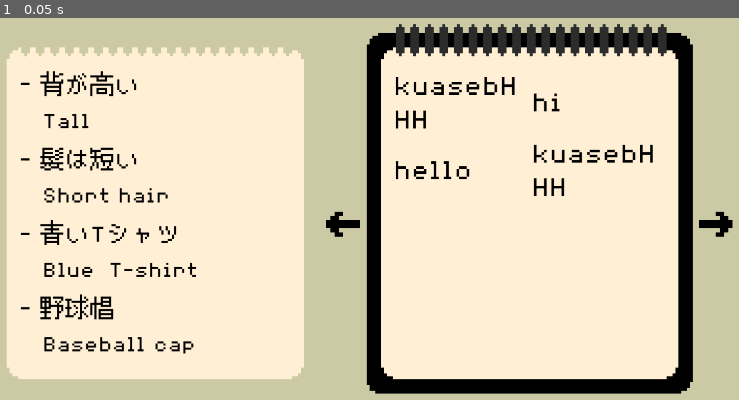
Above: before the commit, frame 1.
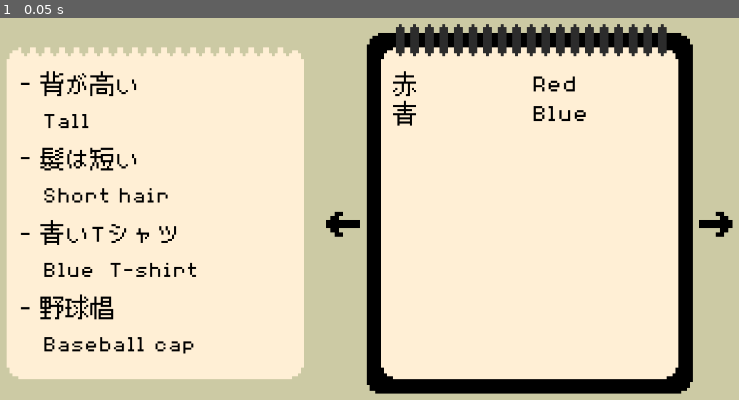
Above: after the commit, the same moment.

Repository: emkartch/Capstone_Bottoh
Game: Godot game, scene res://main.tscn
Two runs of this game, one before a commit and one after it. Both use one fixed random seed, a clock stepped at 60 frames per second and the inputs below.
Inputs:
- Up to frame 1 (0.05 s): no input

The runs differ from the first frame. In frame 1, 1.4% of the frame differs, in the area x 2-89%, y 13-47%.

Commit message:
Create selection ability
Add visual indications to interactible pieces of text of hover and selection

Diff:
--- /dev/null
+++ b/没頭-(bottō)/global.gd
@@ -0,0 +1 @@
+extends Node
--- /dev/null
+++ b/没頭-(bottō)/main.gd
@@ -0,0 +1,34 @@
+extends Node
+
+@onready var pickable_array = get_tree().get_nodes_in_group("pickable")
+@onready var question_array = get_tree().get_nodes_in_group("question")
+@onready var answer_array = get_tree().get_nodes_in_group("answer")
+
+func _ready():
+	for pick in pickable_array:
+		pick.clicked.connect(_on_click)
+
+func _process(_delta):
+	pass
+
+func _on_click(clicked_node):
+
+	if clicked_node.is_select:
+
+		clicked_node.select_line.visible = false
+		clicked_node.is_select = false
+		clicked_node.remove_from_group("selected")
+
+	elif not clicked_node.is_select:
+
+		var selected = get_tree().get_nodes_in_group("selected")
+
+		if not selected.is_empty():
+			selected[0].select_line.visible = false
+			selected[0].is_select = false
+			selected[0].remove_from_group("selected")
+
+		clicked_node.add_to_group("selected")
+
+		clicked_node.select_line.visible = true
+		clicked_node.is_select = true
--- a/没頭-(bottō)/main.tscn
+++ b/没頭-(bottō)/main.tscn
@@ -1,5 +1,6 @@
 [gd_scene format=3 uid="uid://b3p7eckxviy0"]
 
+[ext_resource type="Script" uid="uid://kiqc8al3isty" path="res://main.gd" id="1_272bh"]
 [ext_resource type="PackedScene" uid="uid://ce2yvk10bvhy5" path="res://hud/hud.tscn" id="1_ig7tw"]
 [ext_resource type="Texture2D" uid="uid://bnndiueip2cxy" path="res://assets/BigNotePad.png" id="2_0xm2m"]
 [ext_resource type="Texture2D" uid="uid://clrmiad5dkevj" path="res://assets/NotePage.png" id="2_1bvp3"]
@@ -8,6 +9,7 @@
 [ext_resource type="Texture2D" uid="uid://cbnhlqlr5fpw0" path="res://assets/Arrow.png" id="4_lquwl"]
 
 [node name="Main" type="Node" unique_id=1584147130]
+script = ExtResource("1_272bh")
 
 [node name="CanvasLayer" type="CanvasLayer" parent="." unique_id=1532248563]
 layer = -30
@@ -58,7 +60,7 @@
 theme_override_font_sizes/font_size = 60
 text = "- "
 
-[node name="Looks JPN2" parent="NotesContainer/Notepage/Qcontainer/Looks" unique_id=208457515 instance=ExtResource("4_272bh")]
+[node name="Looks JPN2" parent="NotesContainer/Notepage/Qcontainer/Looks" unique_id=208457515 groups=["question"] instance=ExtResource("4_272bh")]
 layout_mode = 2
 
 [node name="Label" parent="NotesContainer/Notepage/Qcontainer/Looks/Looks JPN2" index="1" unique_id=877096705]
@@ -73,12 +75,24 @@
 text = "   Tall"
 autowrap_mode = 1
 
-[node name="Hair" type="Label" parent="NotesContainer/Notepage/Qcontainer" unique_id=699156828]
-custom_minimum_size = Vector2(100, 0)
-layout_mode = 2
-theme_override_font_sizes/font_size = 60
-text = "- 髪は短い"
-autowrap_mode = 1
+[node name="Hair" type="HBoxContainer" parent="NotesContainer/Notepage/Qcontainer" unique_id=893358546]
+layout_mode = 2
+theme = ExtResource("4_7mycd")
+theme_override_constants/separation = 0
+
+[node name="Dash" type="Label" parent="NotesContainer/Notepage/Qcontainer/Hair" unique_id=295050001]
+custom_minimum_size = Vector2(50, 0)
+layout_mode = 2
+theme_override_font_sizes/font_size = 60
+text = "- "
+
+[node name="Hair JPN2" parent="NotesContainer/Notepage/Qcontainer/Hair" unique_id=1933757307 groups=["question"] instance=ExtResource("4_272bh")]
+layout_mode = 2
+
+[node name="Label" parent="NotesContainer/Notepage/Qcontainer/Hair/Hair JPN2" index="1" unique_id=877096705]
+offset_right = 240.0
+theme_override_font_sizes/font_size = 60
+text = "髪は短い"
 
 [node name="Hair ENG" type="Label" parent="NotesContainer/Notepage/Qcontainer" unique_id=342407485]
 custom_minimum_size = Vector2(100, 0)
@@ -129,50 +143,45 @@
 layout_mode = 2
 texture = ExtResource("2_0xm2m")
 
-[node name="NContainer" type="PanelContainer" parent="NotesContainer/Notepad" unique_id=1778317565]
-visible = false
-self_modulate = Color(1, 1, 1, 0)
+[node name="Colors" type="GridContainer" parent="NotesContainer/Notepad" unique_id=278417901]
 layout_mode = 0
 offset_left = 120.0
 offset_top = 120.0
 offset_right = 780.0
 offset_bottom = 868.0
 theme = ExtResource("4_7mycd")
-
-[node name="Colors" type="HBoxContainer" parent="NotesContainer/Notepad/NContainer" unique_id=2073525077]
-visible = false
-layout_mode = 2
-
-[node name="VBoxContainer3" type="VBoxContainer" parent="NotesContainer/Notepad/NContainer/Colors" unique_id=356477493]
-layout_mode = 2
-size_flags_horizontal = 3
-
-[node name="Label2" type="Label" parent="NotesContainer/Notepad/NContainer/Colors/VBoxContainer3" unique_id=1794459325]
-custom_minimum_size = Vector2(100, 0)
-layout_mode = 2
-text = "hi"
-autowrap_mode = 1
-
-[node name="Label" type="Label" parent="NotesContainer/Notepad/NContainer/Colors/VBoxContainer3" unique_id=1138938463]
-custom_minimum_size = Vector2(100, 0)
-layout_mode = 2
-text = "hello"
-autowrap_mode = 1
-
-[node name="VBoxContainer2" type="VBoxContainer" parent="NotesContainer/Notepad/NContainer/Colors" unique_id=660104857]
-layout_mode = 2
-size_flags_horizontal = 3
-
-[node name="Label2" type="Label" parent="NotesContainer/Notepad/NContainer/Colors/VBoxContainer2" unique_id=1666997710]
-custom_minimum_size = Vector2(100, 0)
-layout_mode = 2
-text = "how are you"
-autowrap_mode = 1
-
-[node name="Label" type="Label" parent="NotesContainer/Notepad/NContainer/Colors/VBoxContainer2" unique_id=2108356381]
-custom_minimum_size = Vector2(100, 0)
-layout_mode = 2
-text = "heyyy"
+columns = 2
+
+[node name="Red JPN" parent="NotesContainer/Notepad/Colors" unique_id=675428037 groups=["answer"] instance=ExtResource("4_272bh")]
+layout_mode = 2
+size_flags_horizontal = 3
+
+[node name="Label" parent="NotesContainer/Notepad/Colors/Red JPN" index="1" unique_id=877096705]
+theme_override_font_sizes/font_size = 60
+text = "赤"
+
+[node name="Red" type="Label" parent="NotesContainer/Notepad/Colors" unique_id=973651807]
+custom_minimum_size = Vector2(100, 0)
+layout_mode = 2
+size_flags_horizontal = 3
+theme_override_font_sizes/font_size = 60
+text = "Red"
+autowrap_mode = 1
+
+[node name="Blue JPN" parent="NotesContainer/Notepad/Colors" unique_id=728258094 groups=["answer"] instance=ExtResource("4_272bh")]
+layout_mode = 2
+size_flags_horizontal = 3
+
+[node name="Label" parent="NotesContainer/Notepad/Colors/Blue JPN" index="1" unique_id=877096705]
+theme_override_font_sizes/font_size = 60
+text = "青"
+
+[node name="Blue" type="Label" parent="NotesContainer/Notepad/Colors" unique_id=89291622]
+custom_minimum_size = Vector2(100, 0)
+layout_mode = 2
+size_flags_horizontal = 3
+theme_override_font_sizes/font_size = 60
+text = "Blue"
 autowrap_mode = 1
 
 [node name="R Notepad Arrow" type="TextureButton" parent="NotesContainer/Notepad" unique_id=1921228062]
@@ -192,41 +201,7 @@
 texture_normal = ExtResource("4_lquwl")
 flip_h = true
 
-[node name="Colors" type="GridContainer" parent="NotesContainer/Notepad" unique_id=278417901]
-layout_mode = 0
-offset_left = 120.0
-offset_top = 120.0
-offset_right = 780.0
-offset_bottom = 868.0
-theme = ExtResource("4_7mycd")
-columns = 2
-
-[node name="Label4" type="Label" parent="NotesContainer/Notepad/Colors" unique_id=973651807]
-custom_minimum_size = Vector2(100, 0)
-layout_mode = 2
-size_flags_horizontal = 3
-text = "kuasebHHH"
-autowrap_mode = 1
-
-[node name="Label2" type="Label" parent="NotesContainer/Notepad/Colors" unique_id=89291622]
-custom_minimum_size = Vector2(100, 0)
-layout_mode = 2
-size_flags_horizontal = 3
-text = "hi"
-autowrap_mode = 1
-
-[node name="Label" type="Label" parent="NotesContainer/Notepad/Colors" unique_id=1813059457]
-custom_minimum_size = Vector2(100, 0)
-layout_mode = 2
-size_flags_horizontal = 3
-text = "hello"
-autowrap_mode = 1
-
-[node name="Label3" type="Label" parent="NotesContainer/Notepad/Colors" unique_id=1228670147]
-custom_minimum_size = Vector2(100, 0)
-layout_mode = 2
-size_flags_horizontal = 3
-text = "kuasebHHH"
-autowrap_mode = 1
-
 [editable path="NotesContainer/Notepage/Qcontainer/Looks/Looks JPN2"]
+[editable path="NotesContainer/Notepage/Qcontainer/Hair/Hair JPN2"]
+[editable path="NotesContainer/Notepad/Colors/Red JPN"]
+[editable path="NotesContainer/Notepad/Colors/Blue JPN"]
--- a/没頭-(bottō)/objects/pickable.gd
+++ b/没頭-(bottō)/objects/pickable.gd
@@ -1,17 +1,48 @@
 extends Control
 
-@onready var label = $Label #get_node("/root/Pickable/Label")
-@onready var collision_shape = $Area2D/CollisionShape2D #get_node("/root/Pickable/Area2D/CollisionShape2D")
+@onready var label = $Label
+@onready var collision_shape = $Area2D/CollisionShape2D
 @onready var area_2d = $Area2D
+@onready var select_line = $SelectLine
+
+var is_hover = false
+var is_select = false
+
+signal clicked(emitter_node)
 
 func _ready():
 	update_collision_shape()
+
+func _process(_delta):
+	if is_hover:
+		if Input.is_action_just_pressed("click"):
+			emit_signal("clicked", self)
+			#if is_select:
+				##label.remove_theme_color_override("font_color")
+				##label.add_theme_color_override("font_color", Color.DIM_GRAY)
+				#select_line.visible = false
+				#is_select = false
+			#elif not is_select:
+				##label.add_theme_color_override("font_color", Color.AQUA)
+				##var tween = create_tween()
+				##tween.tween_property(select_line, "points[1][0]", text_size[0], 1.0)
+				#
+				#var selected = get_tree().get_nodes_in_group("selected")
+				#if selected.size > 0:
+					#selected[0].select_line.visible = false
+					#selected[0].is_select = false
+					#selected[0].remove_from_group("selected")
+				#
+				#add_to_group("selected")
+				#
+				#select_line.visible = true
+				#is_select = true
 
 func update_collision_shape():
 	# Ensure the label's text is updated before getting the size
 	label.size = Vector2(0,0)
 	# Get the size of the text's bounding box
-	var text_size: Vector2 = label.size
+	var text_size = label.size
 	# Create a new RectangleShape2D and set its size
 	var shape := RectangleShape2D.new()
 	# The extents property is half of the total size, so divide by 2
@@ -24,6 +55,22 @@
 	area_2d.position.x = text_size[0] / 2
 	area_2d.position.y = text_size[1] / 2
 
+	select_line.position.y = text_size[1]
+	select_line.points[1][0] = text_size[0]
+
+	#var sl_x_point_1 = select_line.points[0][0]
+	#var sl_x_point_2 = select_line.points[1][0]
 
 	# Optional: adjust label position if needed (e.g., center it relative to the collision shape's origin)
 	# label.position = -text_size / 2.0 # if the parent's origin is the center
+
+
+func _on_area_2d_mouse_entered() -> void:
+	is_hover = true
+	#if not is_select:
+	label.add_theme_color_override("font_color", Color.DIM_GRAY)
+
+func _on_area_2d_mouse_exited() -> void:
+	is_hover = false
+	#if not is_select:
+	label.remove_theme_color_override("font_color")
--- a/没頭-(bottō)/objects/pickable.tscn
+++ b/没頭-(bottō)/objects/pickable.tscn
@@ -6,9 +6,10 @@
 [sub_resource type="RectangleShape2D" id="RectangleShape2D_akkf5"]
 size = Vector2(18, 18)
 
-[node name="Pickable" type="Control" unique_id=1933757307]
+[node name="Pickable" type="Control" unique_id=1933757307 groups=["pickable"]]
 layout_mode = 3
 anchors_preset = 0
+mouse_filter = 2
 script = ExtResource("1_0os3d")
 
 [node name="Area2D" type="Area2D" parent="." unique_id=756642164]
@@ -23,3 +24,13 @@
 offset_bottom = 78.0
 theme = ExtResource("2_1spf1")
 text = "Text"
+
+[node name="SelectLine" type="Line2D" parent="." unique_id=559111456]
+visible = false
+position = Vector2(0, 78)
+points = PackedVector2Array(0, 0, 0, 0)
+width = 5.0
+default_color = Color(0, 0, 0, 1)
+
+[connection signal="mouse_entered" from="Area2D" to="." method="_on_area_2d_mouse_entered"]
+[connection signal="mouse_exited" from="Area2D" to="." method="_on_area_2d_mouse_exited"]
--- a/没頭-(bottō)/project.godot
+++ b/没頭-(bottō)/project.godot
@@ -19,11 +19,30 @@
 config/features=PackedStringArray("4.6", "Forward Plus")
 config/icon="res://icon.svg"
 
+[autoload]
+
+Global="*uid://c323jwsg8s3to"
+
 [display]
 
 window/size/viewport_width=1920
 window/size/viewport_height=1080
 
+[global_group]
+
+answer=""
+question=""
+selected=""
+pickable=""
+
 [gui]
 
 theme/custom_font="uid://chpls76o1t7qo"
+
+[input]
+
+click={
+"deadzone": 0.2,
+"events": [Object(InputEventMouseButton,"resource_local_to_scene":false,"resource_name":"","device":-1,"window_id":0,"alt_pressed":false,"shift_pressed":false,"ctrl_pressed":false,"meta_pressed":false,"button_mask":1,"position":Vector2(668, 52),"global_position":Vector2(687, 148),"factor":1.0,"button_index":1,"canceled":false,"pressed":true,"double_click":false,"script":null)
+]
+}
Not shown, added: 没頭-(bottō)/global.gd.uid
Not shown, added: 没頭-(bottō)/main.gd.uid
